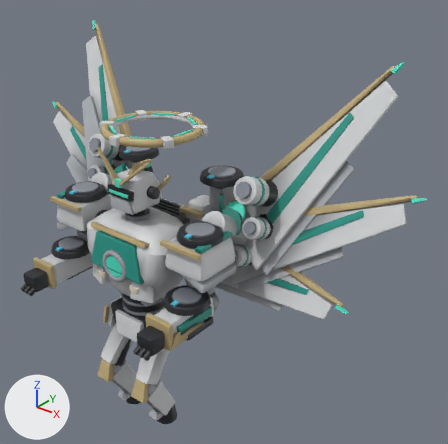
The glTF model assets/vehicles/ex_seraph_9.glb: old version first, new version second.
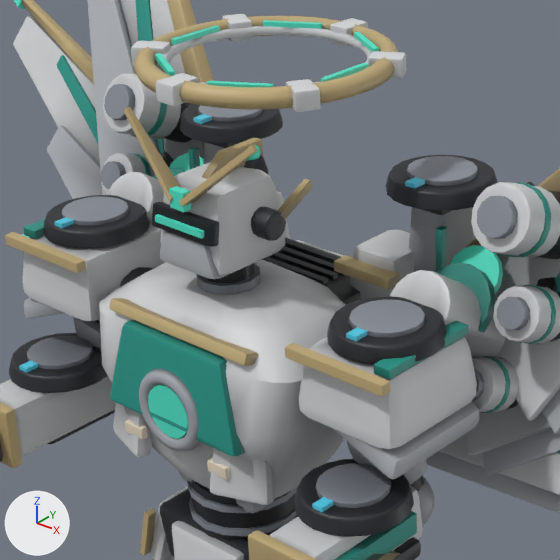
The first picture shows the older version from a camera (50 mm lens) standing at (10.74, -9.94, 10.51) and looking at (1.22, 1.96, 3.13). The close-ups show the older and then the newer version on the part from 11% to 60% of the width and 24% to 73% of the height of that picture. Only the edits that show in the close-ups are written down. Arrows for +X, +Y and +Z are at lower left; the lights stay in place. Where no turn or scale is listed for an object, it has been applied to the vertices. Vertices at exactly the same position are counted once.
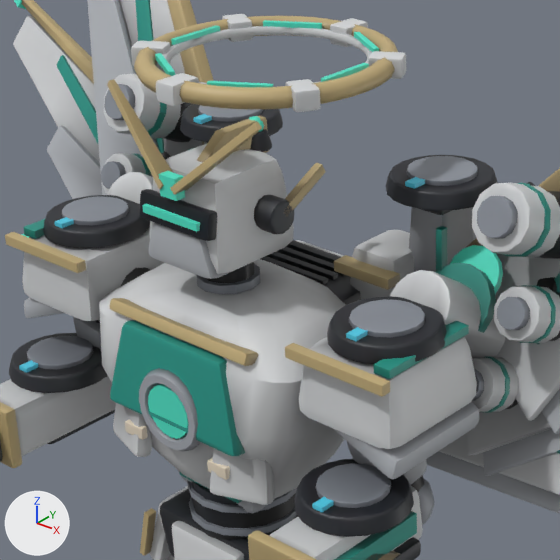
Boxes [x1, y1, x2, y2] around the edits, measured in the close-ups (560 x 560 px; the box of a moved part takes in the faces that stretch with it):
'Mesh_0', reshaped
    before: [0, 104, 506, 560]
    after: [0, 79, 506, 560]
part 1 of me_mesh_0, moved or reshaped
    before: [160, 162, 285, 275]
    after: [149, 144, 294, 274]
part 2 of me_mesh_0, added (cyan)
    after: [142, 204, 200, 232]
part 3 of me_mesh_0, added (cyan)
    after: [159, 171, 185, 201]
part 4 of me_mesh_0, added
    after: [249, 116, 264, 132]
part 5 of me_mesh_0, moved or reshaped
    before: [152, 202, 220, 247]
    after: [140, 189, 218, 241]
part 6 of me_mesh_0, rebuilt (18% wider, 14% taller)
    before: [202, 138, 263, 179]
    after: [197, 116, 269, 163]
part 7 of me_mesh_0, rebuilt (16% wider, 16% taller)
    before: [124, 107, 180, 202]
    after: [107, 79, 172, 189]
part 8 of me_mesh_0, rebuilt (16% wider, 16% taller)
    before: [179, 145, 258, 207]
    after: [170, 122, 262, 194]
part 9 of me_mesh_0, rebuilt (14% wider, 16% taller)
    before: [160, 231, 230, 279]
    after: [149, 223, 229, 279]
part 10 of me_mesh_0, deleted
    before: [155, 145, 313, 241]
part 11 of me_mesh_0, moved or reshaped (mostly hidden)
    before: [5, 227, 469, 525]
    after: [5, 129, 469, 525]
part 12 of me_mesh_0, edited (looks the same)
    both: [0, 106, 506, 560]

The change, as a list of edits to the scene's bpy script:
```text
Change me_mesh_0:
    used by ob_mesh_0; location = (-4.83, 2.1, -2.71)
    remove me_mesh_0.from_pydata(...)  # 8908 vertices, 17276 faces; spans x 2.12..7.55, y -4.37..0.0, z 0.0..8.19
    add me_mesh_0.from_pydata(...)  # 9228 vertices, 17896 faces; spans x 2.12..7.55, y -4.37..0.0, z 0.0..8.46
    me_mesh_0 part 1: the loose piece of 56 vertices spanning x 4.37..5.3, y -2.68..-1.69, z 6.72..7.61 is scaled about its middle by 1.15, then moved by (0.0, -0.01, 0.12)
    me_mesh_0 part 2: a new loose piece, a box spanning x 4.459..5.21, y -2.855..-2.789, z 7.308..7.385, in mat_glow
    me_mesh_0 part 3: a new loose piece, a box spanning x 4.72..4.95, y -2.84..-2.73, z 7.55..7.77, in mat_glow
    me_mesh_0 part 4: a new loose piece, a UV sphere (10 segments, 6 rings, poles along z) spanning x 4.74..4.93, y -1.76..-1.57, z 7.85..8.04, in mat_glow
    me_mesh_0 part 5: the loose piece of 56 vertices spanning x 4.41..5.26, y -2.73..-2.59, z 7.1..7.35 is scaled about its middle by 1.15, then moved by (0.0, -0.08, 0.12)
    me_mesh_0 part 6: the loose piece of 56 vertices spanning x 4.78..4.89, y -2.52..-1.61, z 7.48..7.81 is rebuilt with 56 vertices and now spans x 4.77..4.9, y -2.58..-1.53, z 7.65..8.02
    me_mesh_0 part 7: the loose piece of 56 vertices spanning x 3.94..4.8, y -2.76..-2.5, z 7.44..8.19 is rebuilt with 56 vertices and now spans x 3.8..4.8, y -2.86..-2.56, z 7.6..8.46
    me_mesh_0 part 8: the loose piece of 56 vertices spanning x 4.87..5.73, y -2.76..-2.5, z 7.44..8.19 is rebuilt with 56 vertices and now spans x 4.87..5.87, y -2.86..-2.56, z 7.6..8.46
    me_mesh_0 part 9: the loose piece of 56 vertices spanning x 4.44..5.23, y -2.72..-2.41, z 6.72..7.11 is rebuilt with 56 vertices and now spans x 4.38..5.29, y -2.81..-2.46, z 6.77..7.21
    me_mesh_0 part 10: 8 loose pieces with 460 vertices, spanning x 4.2..5.47, y -2.76..-1.52, z 7.02..7.8, are deleted
    me_mesh_0 part 11: 91 vertices moved within x 2.17..7.42, y -2.87..-0.33, z 4.77..7.07; 635 vertices removed from x 2.39..7.28, y -3.11..-0.33, z 4.32..6.47; 1347 vertices added at x 2.38..7.29, y -3.1..-0.33, z 2.58..7.91
    me_mesh_0 part 12: 2467 kept faces spanning x 2.13..7.54, y -3.77..-0.21, z 0.35..7.53 get new vertex colours
    other edits to the shape of me_mesh_0 do not show in these pictures
```
